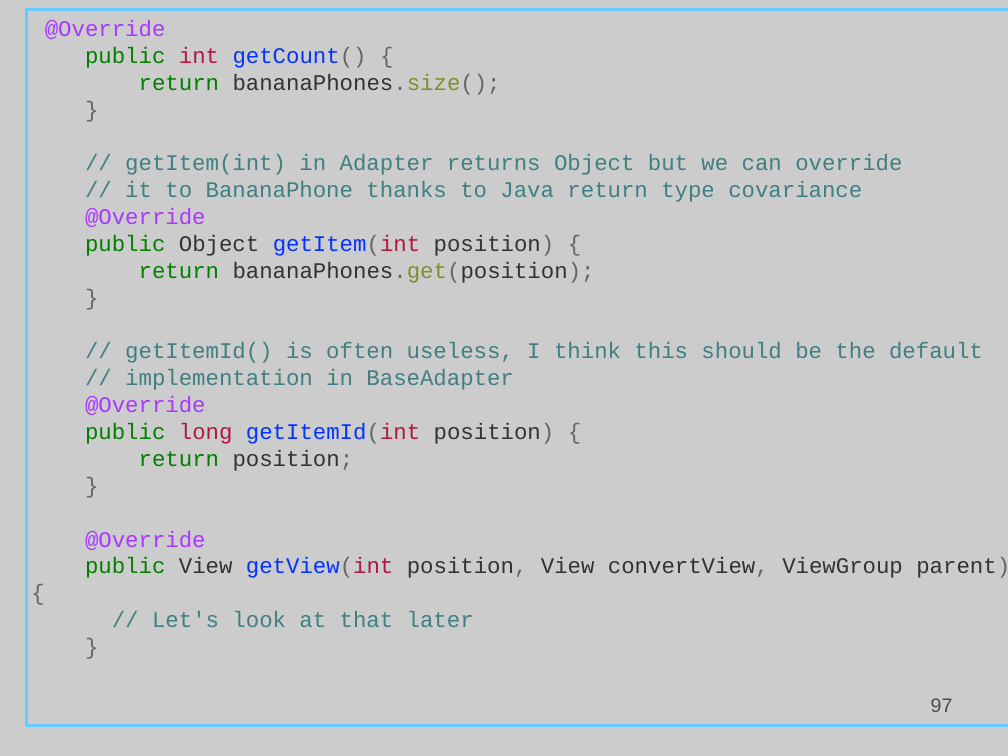
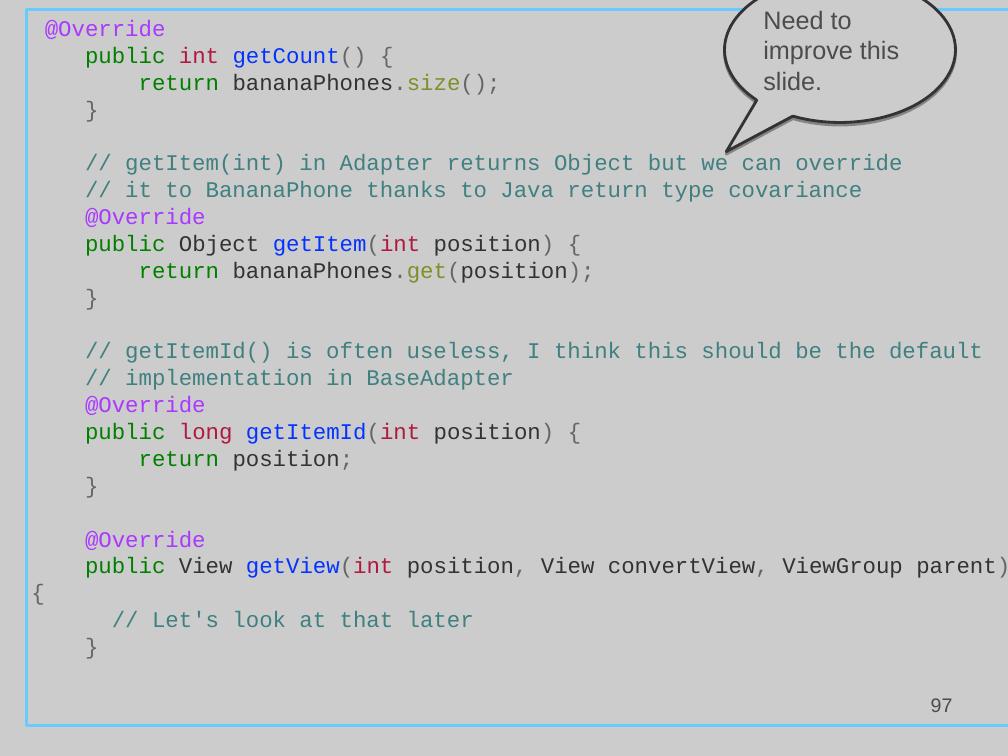
Before and after one commit to Basis-Android-Training/basis-android-training, a slide deck: slide 97 of Batch 12/Course lectures.ppt. Drawn at 1008x756 pixels with LibreOffice and Linux fonts; fonts in the diff are those of the drawing; background and template pictures are left out. Boxes give left, top, right and bottom in pixels: in the first picture for what was removed or moved away, otherwise in the second. Text is boxed around its words. In the diff, an @@ line names an element or a change of style, - is before the commit and + after.

Commit message:
Presentation updated for lecture 12.

```diff
--- a/Batch 12/Course lectures.ppt
+++ b/Batch 12/Course lectures.ppt
@@ speech bubble added at bbox=[725, 0, 956, 122], fill #CCCCCC, outline #333333 2.01 pt, 18 pt, text #4C4C4C @@
+Need to improve this slide.
```
Also in this commit, not shown: 1 other slide changed, 18 slides added, 12 other files.
